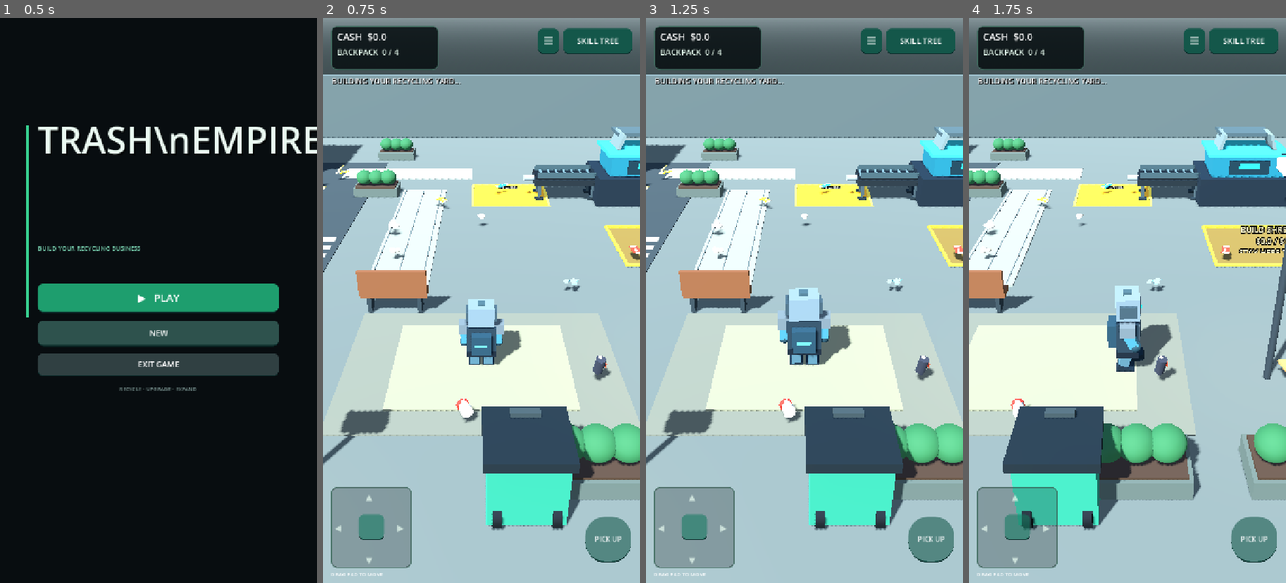
Above: before the commit, frames 1-4 (left to right).
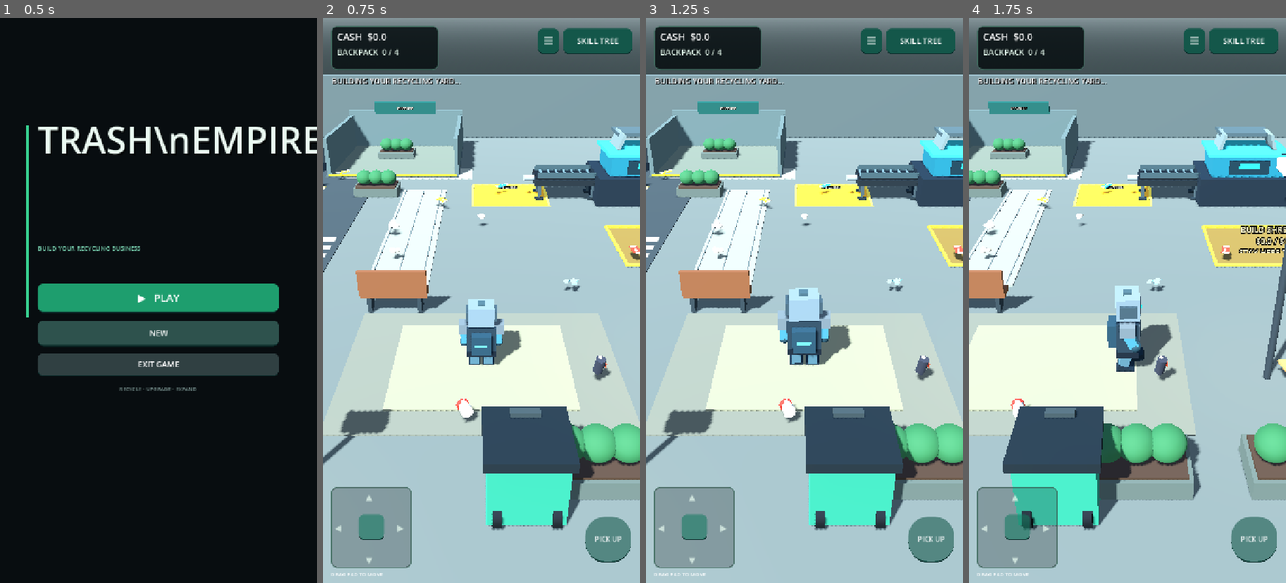
Above: after the commit, the same moments.

Repository: zekainstabot/trash-empire
Game: Godot game, scene res://Scenes/Main.tscn
Two runs of this game, one before a commit and one after it. Both use one fixed random seed, a clock stepped at 60 frames per second and the inputs below.
Inputs (mouse positions are in pixels of both pictures, inside the frame that each line leads up to):
- Up to frame 1 (0.5 s): no input
- Up to frame 2 (0.75 s): click "▶ PLAY" at 0.5 s
- Up to frame 3 (1.25 s): no input
- Up to frame 4 (1.75 s): move the mouse to (1197, 272) at 1.27 s; hold D (move_right) from 1.28 s (still down); click (1197, 272) at 1.42 s

Frame 1 is identical in both runs. In frame 2, 2.6% of the frame differs, in the area x 0-50%, y 14-29%; in frame 3, 2.6%; in frame 4, 2.1%.

Commit message:
Add municipal waste depot and scheduled garbage truck deliveries

Diff:
--- a/Scripts/main.gd
+++ b/Scripts/main.gd
@@ -90,6 +90,11 @@
 var truck_capacity_upgrade_level := 0
 var packaging_upgrade_level := 0
 var delivery_trucks: Array[Node3D] = []
+var city_truck: Node3D
+var city_truck_phase := 0
+var city_truck_timer := 8.0
+var city_truck_start := Vector3(-8.0, 0.0, 14.0)
+var city_truck_dump := Vector3(-4.8, 0.0, -11.5)
 var refill_world_button: Node3D
 var main_menu_panel: Control
 var main_menu_open := true
@@ -141,6 +146,7 @@
 	_process_auto_pickup(delta)
 	_process_helper_drones(delta)
 	_process_trash_respawn(delta)
+	_process_city_truck(delta)
 
 func _build_world() -> void:
 	var world_env := WorldEnvironment.new()
@@ -174,6 +180,7 @@
 	_box("RoadLane", Vector3(-8.0, 0.012, 1.0), Vector3(5.0, 0.025, 27.0), Color(0.19, 0.22, 0.22), false)
 	for z in range(-11, 13, 4):
 		_box("RoadDash", Vector3(-8.0, 0.03, z), Vector3(0.13, 0.025, 1.7), Color(0.88, 0.77, 0.38), false)
+	_build_city_dump_area()
 	_box("PlayerStartZone", Vector3(0, 0.02, 7), Vector3(7, 0.04, 5), Color(0.39, 0.40, 0.35), false)
 
 	# Perimeter walls, fencing, and gate.
@@ -2261,6 +2268,91 @@
 	collection_range = 2.0 + float(equipment_upgrade_level - 1) * 0.65
 	recycling_bonus = 1.0 + float(technology_upgrade_level - 1) * 0.15
 
+
+func _build_city_dump_area() -> void:
+	# Municipal collection depot beside the service road.
+	_box("CityDumpConcrete", Vector3(-4.8, 0.035, -13.0), Vector3(7.2, 0.07, 7.0), Color(0.25, 0.29, 0.28), false)
+	_box("CityDumpMarking", Vector3(-4.8, 0.078, -13.0), Vector3(6.7, 0.025, 6.5), Color(0.36, 0.39, 0.34), false)
+	_box("CityDumpBackWall", Vector3(-4.8, 1.15, -16.35), Vector3(7.2, 2.3, 0.22), Color(0.30, 0.36, 0.35), true)
+	_box("CityDumpLeftWall", Vector3(-8.25, 1.0, -13.0), Vector3(0.22, 2.0, 6.5), Color(0.30, 0.36, 0.35), true)
+	_box("CityDumpRightWall", Vector3(-1.35, 1.0, -13.0), Vector3(0.22, 2.0, 6.5), Color(0.30, 0.36, 0.35), true)
+	_box("CityDumpHazardStripe", Vector3(-4.8, 0.10, -9.62), Vector3(6.9, 0.08, 0.16), Color(0.95, 0.72, 0.12), false)
+	_box("CityDumpSign", Vector3(-4.8, 2.45, -16.18), Vector3(3.8, 0.72, 0.16), Color(0.08, 0.28, 0.25), false)
+	_label_3d("CITY WASTE DEPOT", Vector3(-4.8, 2.45, -16.06), 0.24)
+	# A recognizable municipal dump truck, parked off the road until its route begins.
+	city_truck = Node3D.new()
+	city_truck.name = "MunicipalGarbageTruck"
+	city_truck.position = city_truck_start
+	add_child(city_truck)
+	_city_truck_box("TruckChassis", Vector3(0, 0.72, 0), Vector3(2.0, 0.35, 3.5), Color(0.12, 0.16, 0.17))
+	_city_truck_box("TruckCab", Vector3(0, 1.35, -1.12), Vector3(1.85, 1.25, 1.25), Color(0.88, 0.66, 0.13))
+	_city_truck_box("TruckWindshield", Vector3(0, 1.55, -1.77), Vector3(1.38, 0.62, 0.045), Color(0.18, 0.38, 0.48))
+	_city_truck_box("TruckGrille", Vector3(0, 0.92, -1.79), Vector3(0.82, 0.28, 0.05), Color(0.20, 0.25, 0.26))
+	_city_truck_box("TruckCargo", Vector3(0, 1.38, 0.72), Vector3(1.92, 1.15, 1.85), Color(0.16, 0.43, 0.34))
+	_city_truck_box("TruckCargoTop", Vector3(0, 1.98, 0.72), Vector3(1.98, 0.12, 1.92), Color(0.22, 0.52, 0.40))
+	for side in [-1.0, 1.0]:
+		for z in [-1.18, 1.12]:
+			var wheel := MeshInstance3D.new()
+			var wheel_mesh := CylinderMesh.new()
+			wheel_mesh.top_radius = 0.38
+			wheel_mesh.bottom_radius = 0.38
+			wheel_mesh.height = 0.22
+			wheel.mesh = wheel_mesh
+			wheel.position = Vector3(side * 0.98, 0.42, z)
+			wheel.rotation_degrees.z = 90
+			wheel.material_override = _mat(Color(0.055, 0.065, 0.07))
+			city_truck.add_child(wheel)
+	_city_truck_box("TruckLogo", Vector3(0, 1.45, 1.68), Vector3(0.9, 0.32, 0.035), Color(0.92, 0.82, 0.35))
+
+func _city_truck_box(node_name: String, pos: Vector3, size: Vector3, color: Color) -> void:
+	var mesh := MeshInstance3D.new()
+	mesh.name = node_name
+	var shape := BoxMesh.new()
+	shape.size = size
+	mesh.mesh = shape
+	mesh.position = pos
+	mesh.material_override = _mat(color)
+	city_truck.add_child(mesh)
+
+func _process_city_truck(delta: float) -> void:
+	if not is_instance_valid(city_truck):
+		return
+	city_truck_timer += delta
+	if city_truck_phase == 0:
+		city_truck.position = city_truck.position.move_toward(city_truck_dump, delta * 5.0)
+		city_truck.rotation.y = 0.0
+		if city_truck.position.distance_to(city_truck_dump) < 0.08:
+			city_truck_phase = 1
+			city_truck_timer = 0.0
+	elif city_truck_phase == 1:
+		if city_truck_timer >= 2.5:
+			var delivered := _spawn_city_trash(18 + (yard_stage - 1) * 6)
+			_set_message("Municipal truck delivered %d pieces of city trash!" % delivered)
+			city_truck_phase = 2
+			city_truck_timer = 0.0
+	elif city_truck_phase == 2:
+		city_truck.position = city_truck.position.move_toward(city_truck_start, delta * 5.0)
+		city_truck.rotation.y = PI
+		if city_truck.position.distance_to(city_truck_start) < 0.08:
+			city_truck_phase = 3
+			city_truck_timer = 0.0
+	elif city_truck_phase == 3 and city_truck_timer >= 38.0:
+		city_truck_phase = 0
+		city_truck_timer = 0.0
+
+func _spawn_city_trash(amount: int) -> int:
+	var spawned := 0
+	var rng := RandomNumberGenerator.new()
+	rng.randomize()
+	for i in range(amount):
+		var item := Node3D.new()
+		item.set_script(TRASH_SCRIPT)
+		item.position = Vector3(rng.randf_range(-7.7, -1.9), 0.34, rng.randf_range(-15.8, -10.2))
+		add_child(item)
+		trash_nodes.append(item)
+		spawned += 1
+	return spawned
+
 func _spawn_trash(amount: int) -> void:
 	var rng := RandomNumberGenerator.new()
 	rng.randomize()
